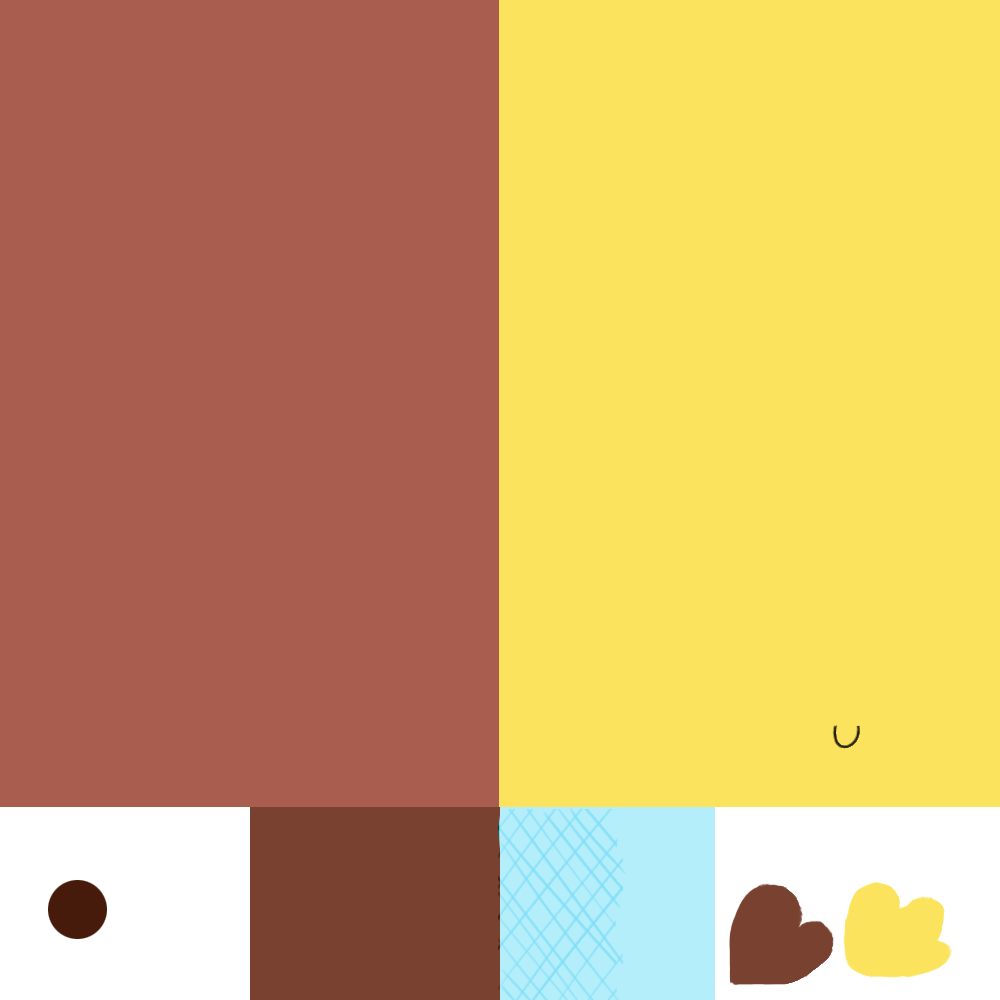
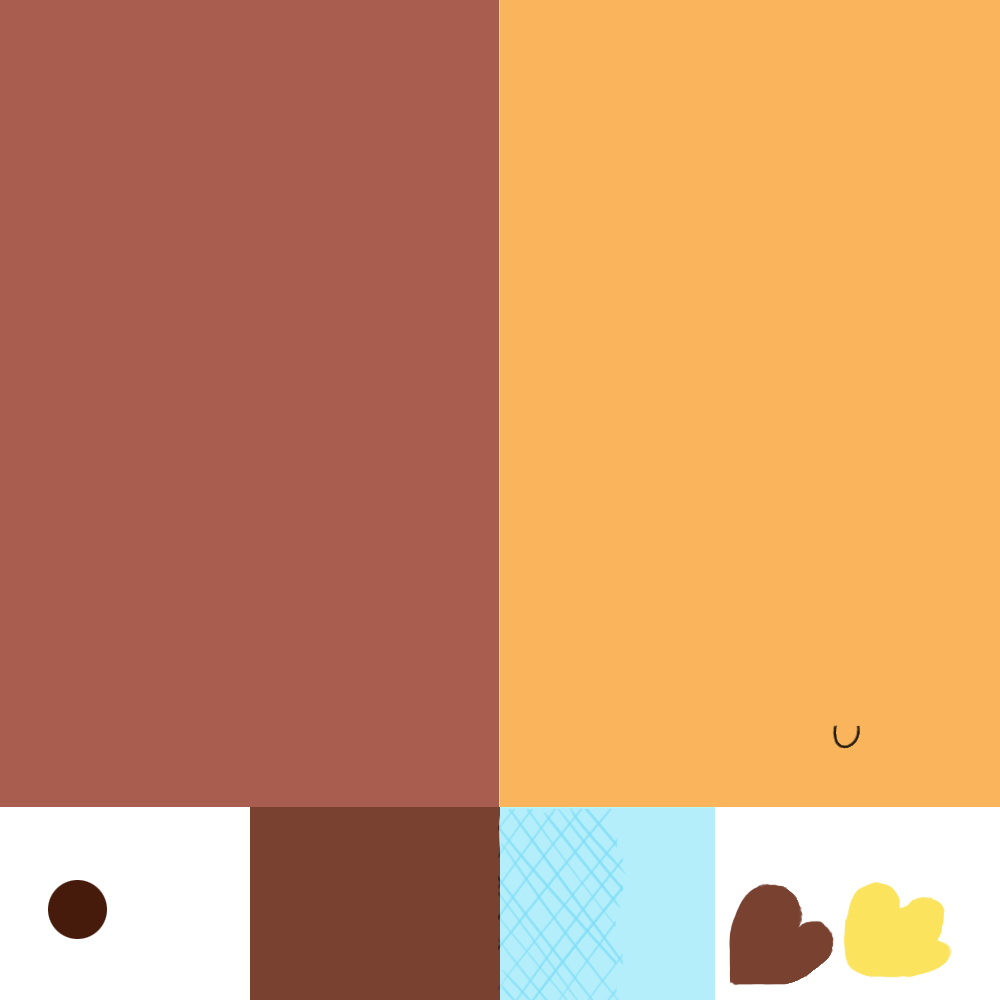
Revision of a layered 1000 × 1000 image; what changed, layer by layer:
painted on "Drawing" over (500, 0, 1000, 808)
removed layer "Vrstva 3" over (500, 0, 1000, 808)
